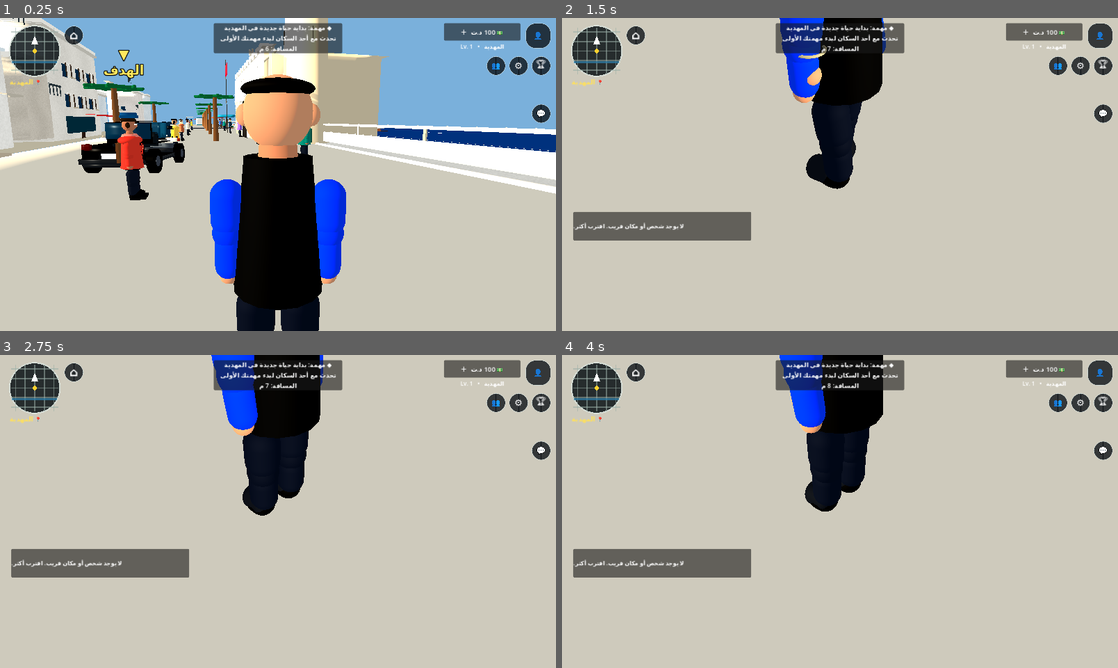
Above: before the commit, frames 1-4 (two rows, left to right).
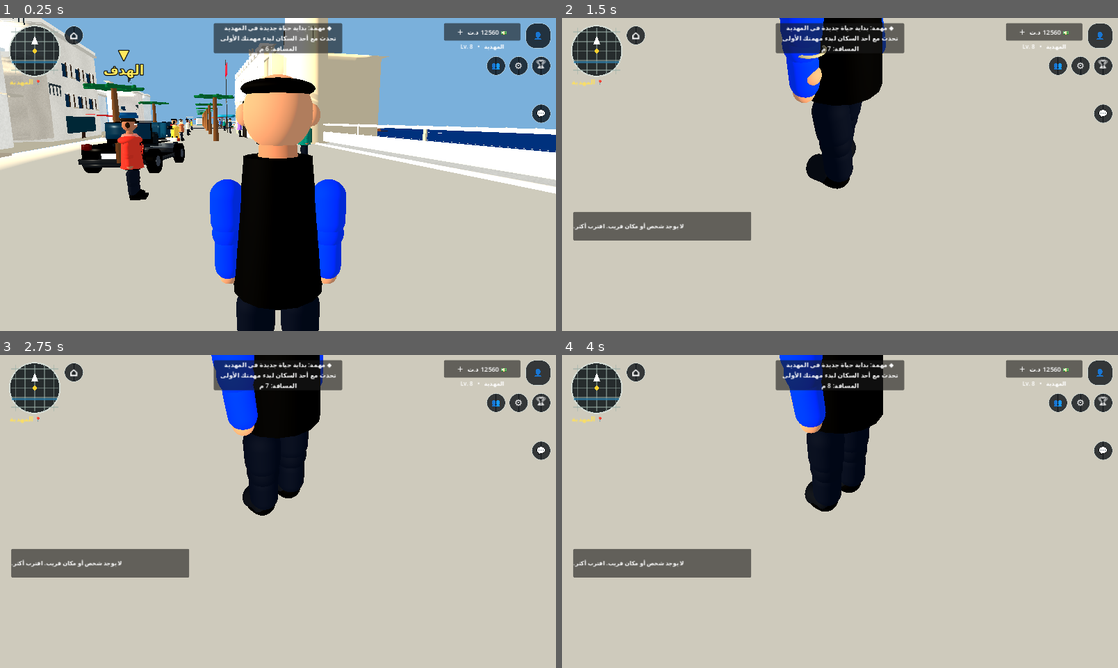
Above: after the commit, the same moments.

Repository: stevennpllk-crypto/REAL-LIFE-MAHDIA
Game: Godot game, scene res://scenes/Main.tscn
Two runs of this game, one before a commit and one after it. Both use one fixed random seed, a clock stepped at 60 frames per second and the inputs below.
Inputs (mouse positions are in pixels of both pictures, inside the frame that each line leads up to):
- Up to frame 1 (0.25 s): no input
- Up to frame 2 (1.5 s): click "⌂" at 0.5 s; tap Enter at 1.25 s; move the mouse to (867, 174) at 1.27 s; hold W (move_forward) from 1.28 s (still down); tap E (interact) at 1.35 s
- Up to frame 3 (2.75 s): keep holding W (move_forward); tap Space (jump) at 1.52, 2.27 s; move the mouse to (250, 511) at 2.02 s; tap Shift (run) at 2.1 s
- Up to frame 4 (4 s): keep holding W (move_forward); move the mouse to (851, 505) at 2.77 s; tap E (interact) at 2.85 s; move the mouse to (834, 517) at 3.52 s; tap Shift (run) at 3.6 s; tap Space (jump) at 3.77 s

The runs differ from the first frame. In frame 1, less than 0.1% of the frame differs, in the area x 30-92%, y 3-35%; in frame 2, less than 0.1%; in frame 3, less than 0.1%; in frame 4, less than 0.1%.

Commit message:
Match the reference opening HUD money and level

Diff:
--- a/scripts/life_manager.gd
+++ b/scripts/life_manager.gd
@@ -9,7 +9,7 @@
 var ai_service: Node
 var active_resident: Node3D
 var save_manager: Node
-var money := 100
+var money := 12560
 var food := 0
 var energy := 100.0
 var hunger := 100.0
@@ -67,7 +67,7 @@
 	save_manager = saver
 	var saved: Dictionary = save_manager.load_progress()
 	var data: Dictionary = saved.get(SAVE_KEY, {})
-	money = maxi(0, int(data.get("money", 100)))
+	money = maxi(0, int(data.get("money", 12560)))
 	food = maxi(0, int(data.get("food", 0)))
 	energy = clampf(float(data.get("energy", 100.0)), 0.0, 100.0)
 	hunger = clampf(float(data.get("hunger", 100.0)), 0.0, 100.0)
--- a/scripts/main.gd
+++ b/scripts/main.gd
@@ -1085,14 +1085,14 @@
 	wallet.offset_bottom = 52
 	layer.add_child(wallet)
 	wallet_label = Label.new()
-	wallet_label.text = "💵 100 د.ت  ＋"
+	wallet_label.text = "💵 12,560 د.ت  ＋"
 	wallet_label.horizontal_alignment = HORIZONTAL_ALIGNMENT_CENTER
 	wallet_label.vertical_alignment = VERTICAL_ALIGNMENT_CENTER
 	wallet_label.add_theme_font_size_override("font_size", 15)
 	wallet.add_child(wallet_label)
 
 	level_label = Label.new()
-	level_label.text = "Lv. 1   •   المهدية"
+	level_label.text = "Lv. 8   •   المهدية"
 	level_label.anchor_left = 1.0
 	level_label.anchor_right = 1.0
 	level_label.offset_left = -252
